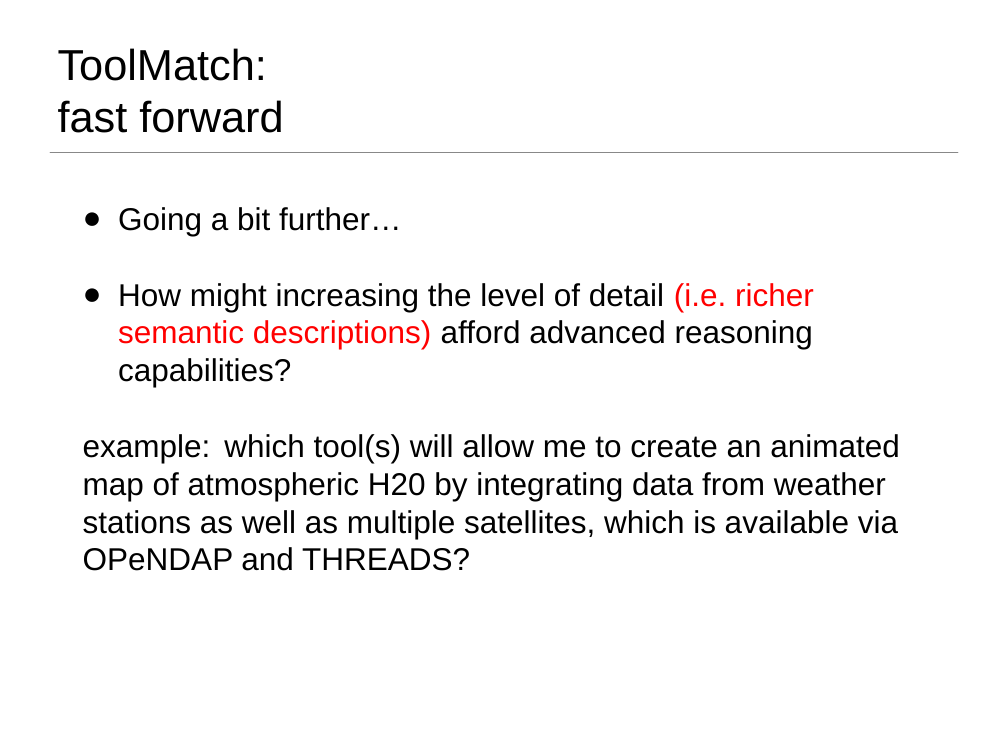
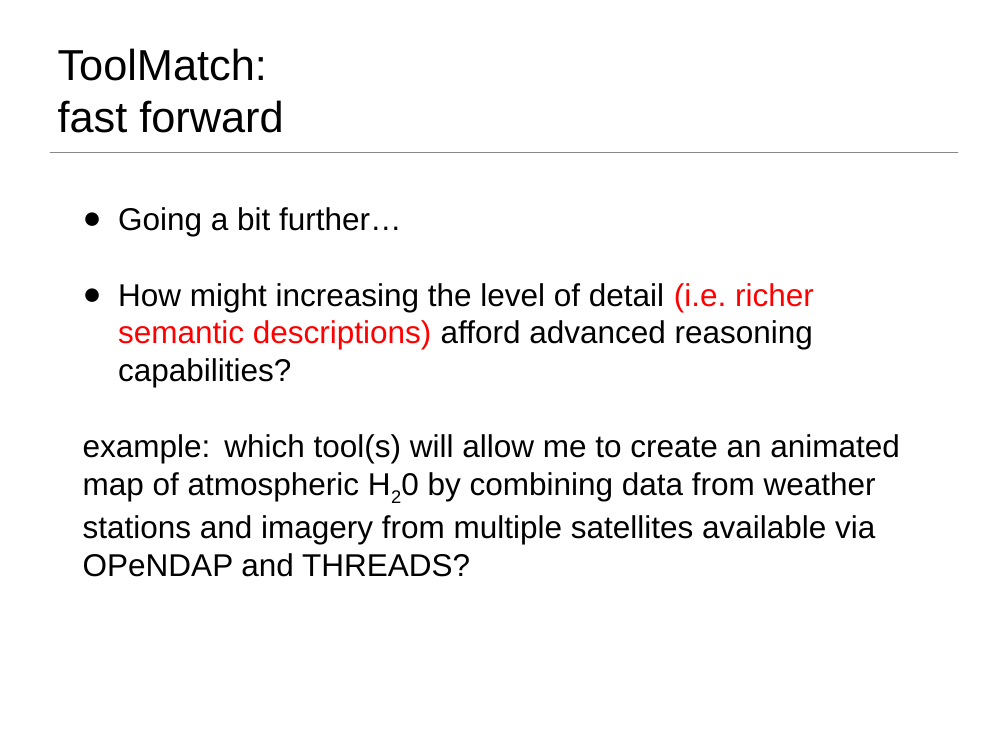
Before and after one commit to ESIPFed/toolmatch-ontology, a slide deck: slide 7 of 2016ESIPSprint/ToolMatch_Sprint_ESIPSummer2016_v2.pptx (slide 8 before the commit). Drawn at 1008x756 pixels with LibreOffice and Linux fonts; fonts in the diff are those of the drawing; background and template pictures are left out. Boxes give left, top, right and bottom in pixels: in the first picture for what was removed or moved away, otherwise in the second. Text is boxed around its words. In the diff, an @@ line names an element or a change of style, - is before the commit and + after.

```diff
--- a/2016ESIPSprint/ToolMatch_Sprint_ESIPSummer2016_v2.pptx
+++ b/2016ESIPSprint/ToolMatch_Sprint_ESIPSummer2016_v2.pptx
@@ text at (83,434,900,577): text changed @@
-example: which tool(s) will allow me to create an animated map of atmospheric H20 by integrating data from weather stations as well as multiple satellites, which is available via OPeNDAP and THREADS?
+example: which tool(s) will allow me to create an animated map of atmospheric H20 by combining data from weather stations and imagery from multiple satellites available via OPeNDAP and THREADS?
```
Also in this commit, not shown: 7 other slides changed, 2 slides removed.
